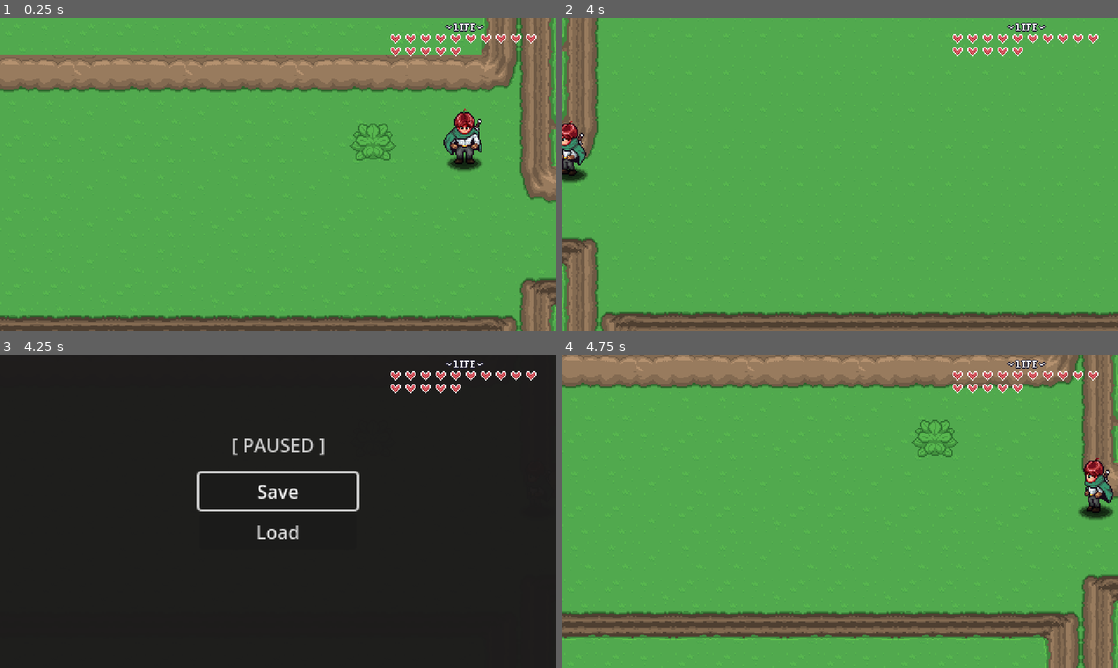
Above: before the commit, frames 1-4 (two rows, left to right).
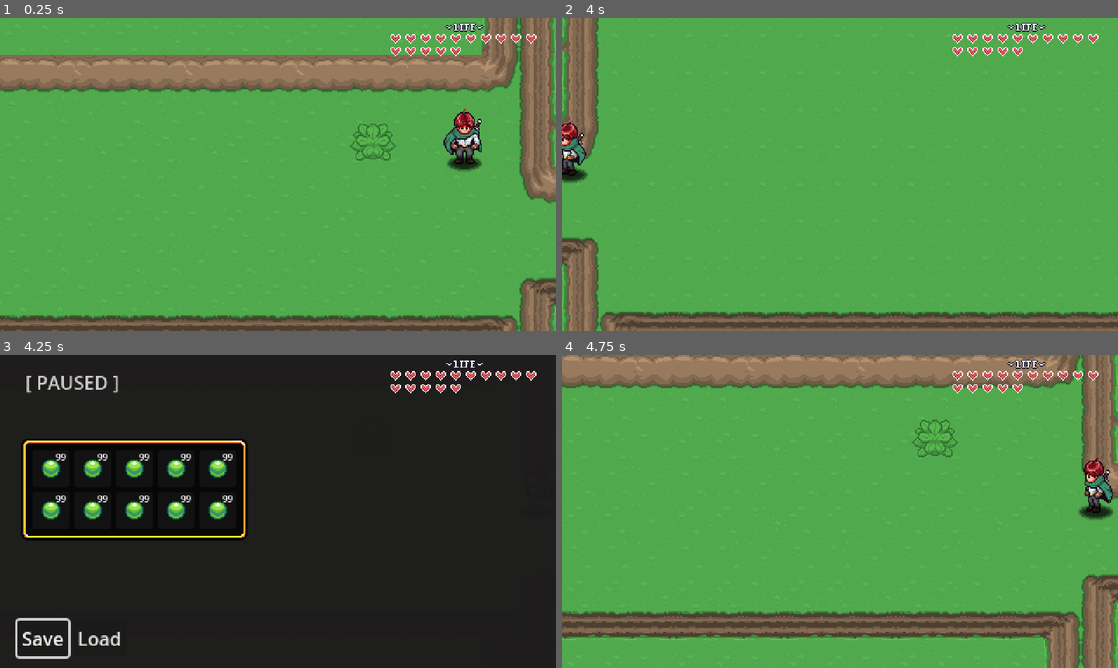
Above: after the commit, the same moments.

Repository: utwoo/Godot-AARPG
Game: Godot game, scene res://Levels/Area01/01.tscn
Same seed, same stepped clock (60 frames per second), same inputs: the game is played once before the commit and once after it.
Inputs:
- Up to frame 1 (0.25 s): no input
- Up to frame 2 (4 s): hold Right (right) 0.53-1.28 s; hold Z (attack) 0.53-1.28 s; hold Down (down) 1.28-2.03 s; tap Z (attack) at 1.35, 2.85 s; hold Right (right) 2.03-2.78 s; hold Z (attack) 2.03-2.78 s; hold Up (up) 2.78-3.53 s; hold Left (left) from 3.53 s (still down); hold Z (attack) from 3.53 s (still down)
- Up to frame 3 (4.25 s): keep holding Left (left); keep holding Z (attack); tap Escape (pause) at 4.15 s
- Up to frame 4 (4.75 s): release Left (left) at 4.25 s; release Z (attack) at 4.25 s; click "Save" at 4.25 s

Frames 1-2 are identical in both runs. In frame 3, 5.6% of the frame differs, in the area x 2-65%, y 6-98%; in frame 4, nothing differs.

Commit message:
Chapter 16: Inventory #1

Diff:
--- /dev/null
+++ b/GUI/PauseMenu/inventory/inventory_slot.tscn
@@ -0,0 +1,29 @@
+[gd_scene load_steps=3 format=3 uid="uid://dhyodb856cgdo"]
+
+[ext_resource type="Texture2D" uid="uid://drqco1llx6btu" path="res://Items/sprites/items.png" id="1_b3cmb"]
+
+[sub_resource type="AtlasTexture" id="AtlasTexture_oyeco"]
+atlas = ExtResource("1_b3cmb")
+region = Rect2(0, 0, 32, 32)
+
+[node name="InventorySlot" type="Button"]
+custom_minimum_size = Vector2(32, 32)
+offset_right = 32.0
+offset_bottom = 32.0
+
+[node name="TextureRect" type="TextureRect" parent="."]
+custom_minimum_size = Vector2(32, 32)
+layout_mode = 0
+offset_right = 32.0
+offset_bottom = 32.0
+texture = SubResource("AtlasTexture_oyeco")
+stretch_mode = 3
+
+[node name="Label" type="Label" parent="."]
+layout_mode = 0
+offset_left = 3.0
+offset_right = 30.0
+offset_bottom = 30.0
+theme_override_font_sizes/font_size = 8
+text = "99"
+horizontal_alignment = 2
--- /dev/null
+++ b/GUI/PauseMenu/inventory/player_inventory.tres
@@ -0,0 +1,16 @@
+[gd_resource type="Resource" script_class="InventoryData" load_steps=5 format=3 uid="uid://c41040a0souiw"]
+
+[ext_resource type="Script" uid="uid://es30uchsg3hi" path="res://GUI/PauseMenu/inventory/scripts/inventory_data.gd" id="1_tdj13"]
+[ext_resource type="Script" uid="uid://cshfsxklayaam" path="res://GUI/PauseMenu/inventory/scripts/slot_data.gd" id="2_woyka"]
+[ext_resource type="Resource" uid="uid://bedqtc5g48wpg" path="res://Items/gem.tres" id="3_woyka"]
+
+[sub_resource type="Resource" id="Resource_73ui6"]
+script = ExtResource("2_woyka")
+item_data = ExtResource("3_woyka")
+quantity = 30
+metadata/_custom_type_script = "uid://cshfsxklayaam"
+
+[resource]
+script = ExtResource("1_tdj13")
+slots = Array[ExtResource("2_woyka")]([SubResource("Resource_73ui6"), null, null])
+metadata/_custom_type_script = "uid://es30uchsg3hi"
--- /dev/null
+++ b/GUI/PauseMenu/inventory/scripts/inventory_data.gd
@@ -0,0 +1,7 @@
+class_name InventoryData
+extends Resource
+
+@export var slots : Array[ SlotData ]
+
+func add_item():
+	pass
--- /dev/null
+++ b/GUI/PauseMenu/inventory/scripts/slot_data.gd
@@ -0,0 +1,5 @@
+class_name SlotData
+extends Resource
+
+@export var item_data : ItemData
+@export var quantity : int = 0
--- a/GUI/PauseMenu/pause_menu.gd
+++ b/GUI/PauseMenu/pause_menu.gd
@@ -1,7 +1,7 @@
 extends CanvasLayer
 
-@onready var button_save = $VBoxContainer/ButtonSave
-@onready var button_load = $VBoxContainer/ButtonLoad
+@onready var button_save = $Control/HBoxContainer/ButtonSave
+@onready var button_load = $Control/HBoxContainer/ButtonLoad
 
 var is_paused : bool = false
 
--- a/GUI/PauseMenu/pause_menu.tscn
+++ b/GUI/PauseMenu/pause_menu.tscn
@@ -1,12 +1,38 @@
-[gd_scene load_steps=2 format=3 uid="uid://bbm18fuplaygr"]
+[gd_scene load_steps=6 format=3 uid="uid://bbm18fuplaygr"]
 
 [ext_resource type="Script" uid="uid://yvgfqc64lp60" path="res://GUI/PauseMenu/pause_menu.gd" id="1_2mjep"]
+[ext_resource type="Texture2D" uid="uid://drqco1llx6btu" path="res://Items/sprites/items.png" id="2_mqpij"]
+[ext_resource type="PackedScene" uid="uid://dhyodb856cgdo" path="res://GUI/PauseMenu/inventory/inventory_slot.tscn" id="3_5jsve"]
+
+[sub_resource type="AtlasTexture" id="AtlasTexture_2mjep"]
+atlas = ExtResource("2_mqpij")
+region = Rect2(96, 0, 32, 32)
+
+[sub_resource type="StyleBoxTexture" id="StyleBoxTexture_2mjep"]
+content_margin_left = 10.0
+content_margin_top = 10.0
+content_margin_right = 10.0
+content_margin_bottom = 10.0
+texture = SubResource("AtlasTexture_2mjep")
+texture_margin_left = 14.0
+texture_margin_top = 14.0
+texture_margin_right = 14.0
+texture_margin_bottom = 14.0
 
 [node name="PauseMenu" type="CanvasLayer"]
 process_mode = 3
 script = ExtResource("1_2mjep")
 
-[node name="ColorRect" type="ColorRect" parent="."]
+[node name="Control" type="Control" parent="."]
+layout_mode = 3
+anchors_preset = 15
+anchor_right = 1.0
+anchor_bottom = 1.0
+grow_horizontal = 2
+grow_vertical = 2
+
+[node name="ColorRect" type="ColorRect" parent="Control"]
+layout_mode = 1
 anchors_preset = 15
 anchor_right = 1.0
 anchor_bottom = 1.0
@@ -14,38 +40,82 @@
 grow_vertical = 2
 color = Color(0.14117648, 0.13333334, 0.13333334, 0.78431374)
 
-[node name="VBoxContainer" type="VBoxContainer" parent="."]
+[node name="Label" type="Label" parent="Control"]
+modulate = Color(1, 1, 1, 0.7882353)
+layout_mode = 1
 anchors_preset = 8
 anchor_left = 0.5
 anchor_top = 0.5
 anchor_right = 0.5
 anchor_bottom = 0.5
-offset_left = -68.0
-offset_top = -33.0
-offset_right = 68.0
-offset_bottom = 33.0
+offset_left = -218.0
+offset_top = -123.0
+offset_right = -137.0
+offset_bottom = -100.0
 grow_horizontal = 2
 grow_vertical = 2
+text = "[ PAUSED ]"
 
-[node name="ButtonSave" type="Button" parent="VBoxContainer"]
+[node name="PanelContainer" type="PanelContainer" parent="Control"]
+layout_mode = 0
+offset_left = 18.0
+offset_top = 72.0
+offset_right = 214.0
+offset_bottom = 160.0
+theme_override_styles/panel = SubResource("StyleBoxTexture_2mjep")
+
+[node name="GridContainer" type="GridContainer" parent="Control/PanelContainer"]
 layout_mode = 2
-text = "Save"
+columns = 5
 
-[node name="ButtonLoad" type="Button" parent="VBoxContainer"]
+[node name="InventorySlot" parent="Control/PanelContainer/GridContainer" instance=ExtResource("3_5jsve")]
 layout_mode = 2
-text = "Load"
 
-[node name="Label" type="Label" parent="."]
-modulate = Color(1, 1, 1, 0.7882353)
+[node name="InventorySlot2" parent="Control/PanelContainer/GridContainer" instance=ExtResource("3_5jsve")]
+layout_mode = 2
+
+[node name="InventorySlot3" parent="Control/PanelContainer/GridContainer" instance=ExtResource("3_5jsve")]
+layout_mode = 2
+
+[node name="InventorySlot4" parent="Control/PanelContainer/GridContainer" instance=ExtResource("3_5jsve")]
+layout_mode = 2
+
+[node name="InventorySlot5" parent="Control/PanelContainer/GridContainer" instance=ExtResource("3_5jsve")]
+layout_mode = 2
+
+[node name="InventorySlot6" parent="Control/PanelContainer/GridContainer" instance=ExtResource("3_5jsve")]
+layout_mode = 2
+
+[node name="InventorySlot7" parent="Control/PanelContainer/GridContainer" instance=ExtResource("3_5jsve")]
+layout_mode = 2
+
+[node name="InventorySlot8" parent="Control/PanelContainer/GridContainer" instance=ExtResource("3_5jsve")]
+layout_mode = 2
+
+[node name="InventorySlot9" parent="Control/PanelContainer/GridContainer" instance=ExtResource("3_5jsve")]
+layout_mode = 2
+
+[node name="InventorySlot10" parent="Control/PanelContainer/GridContainer" instance=ExtResource("3_5jsve")]
+layout_mode = 2
+
+[node name="HBoxContainer" type="HBoxContainer" parent="Control"]
+layout_mode = 1
 anchors_preset = 8
 anchor_left = 0.5
 anchor_top = 0.5
 anchor_right = 0.5
 anchor_bottom = 0.5
-offset_left = -40.5
-offset_top = -69.5
-offset_right = 40.5
-offset_bottom = -46.5
+offset_left = -225.0
+offset_top = 94.0
+offset_right = -128.0
+offset_bottom = 125.0
 grow_horizontal = 2
 grow_vertical = 2
-text = "[ PAUSED ]"
+
+[node name="ButtonSave" type="Button" parent="Control/HBoxContainer"]
+layout_mode = 2
+text = "Save"
+
+[node name="ButtonLoad" type="Button" parent="Control/HBoxContainer"]
+layout_mode = 2
+text = "Load"
--- /dev/null
+++ b/Items/gem.tres
@@ -0,0 +1,15 @@
+[gd_resource type="Resource" script_class="ItemData" load_steps=4 format=3 uid="uid://bedqtc5g48wpg"]
+
+[ext_resource type="Script" uid="uid://de8atniolrm7" path="res://Items/scripts/item_data.gd" id="1_5ujwg"]
+[ext_resource type="Texture2D" uid="uid://drqco1llx6btu" path="res://Items/sprites/items.png" id="2_kvxp5"]
+
+[sub_resource type="AtlasTexture" id="AtlasTexture_yq8b3"]
+atlas = ExtResource("2_kvxp5")
+region = Rect2(0, 0, 32, 32)
+
+[resource]
+script = ExtResource("1_5ujwg")
+name = "Gem"
+description = "A valuable gem!"
+texture = SubResource("AtlasTexture_yq8b3")
+metadata/_custom_type_script = "uid://de8atniolrm7"
--- /dev/null
+++ b/Items/potion.tres
@@ -0,0 +1,15 @@
+[gd_resource type="Resource" script_class="ItemData" load_steps=4 format=3 uid="uid://bpfit3tnwae6r"]
+
+[ext_resource type="Script" uid="uid://de8atniolrm7" path="res://Items/scripts/item_data.gd" id="1_hw0jr"]
+[ext_resource type="Texture2D" uid="uid://drqco1llx6btu" path="res://Items/sprites/items.png" id="2_5vqjr"]
+
+[sub_resource type="AtlasTexture" id="AtlasTexture_t8xv6"]
+atlas = ExtResource("2_5vqjr")
+region = Rect2(32, 0, 32, 32)
+
+[resource]
+script = ExtResource("1_hw0jr")
+name = "Potion"
+description = "This red drink restore your health."
+texture = SubResource("AtlasTexture_t8xv6")
+metadata/_custom_type_script = "uid://de8atniolrm7"
--- /dev/null
+++ b/Items/scripts/item_data.gd
@@ -0,0 +1,5 @@
+class_name ItemData extends Resource
+
+@export var name : String = ""
+@export_multiline var description : String = ""
+@export var texture : Texture2D
--- /dev/null
+++ b/Items/stone.tres
@@ -0,0 +1,15 @@
+[gd_resource type="Resource" script_class="ItemData" load_steps=4 format=3 uid="uid://b6nsag456x00t"]
+
+[ext_resource type="Script" uid="uid://de8atniolrm7" path="res://Items/scripts/item_data.gd" id="1_mndqm"]
+[ext_resource type="Texture2D" uid="uid://drqco1llx6btu" path="res://Items/sprites/items.png" id="2_6sq6v"]
+
+[sub_resource type="AtlasTexture" id="AtlasTexture_gqhqt"]
+atlas = ExtResource("2_6sq6v")
+region = Rect2(64, 0, 32, 32)
+
+[resource]
+script = ExtResource("1_mndqm")
+name = "Stone"
+description = "Who doesn't love collecting rocks?"
+texture = SubResource("AtlasTexture_gqhqt")
+metadata/_custom_type_script = "uid://de8atniolrm7"
Not shown, added: GUI/PauseMenu/inventory/scripts/inventory_data.gd.uid
Not shown, added: GUI/PauseMenu/inventory/scripts/slot_data.gd.uid
Not shown, added: Items/scripts/item_data.gd.uid
Binary file added: Items/sprites/items.png
Not shown, added: Items/sprites/items.png.import
